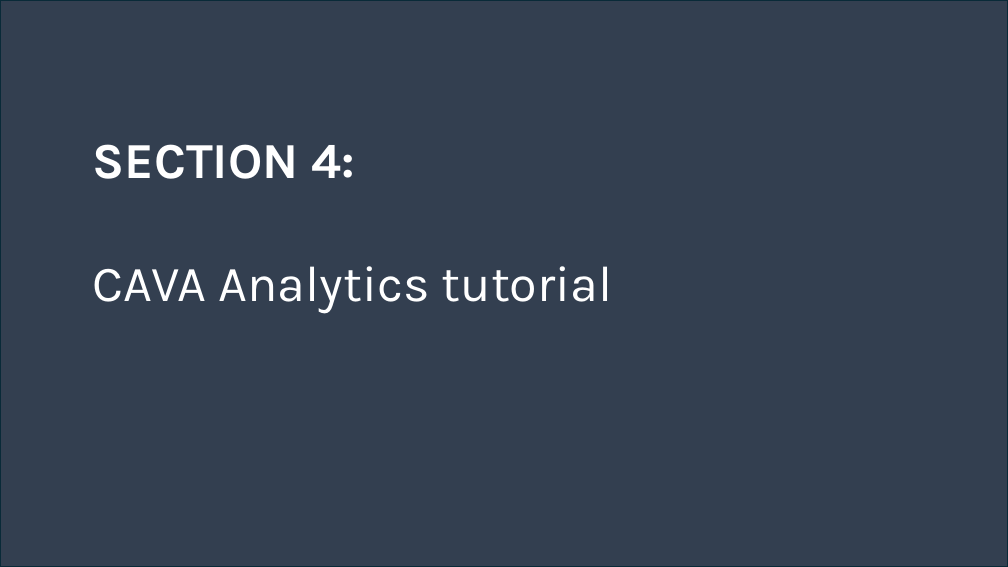
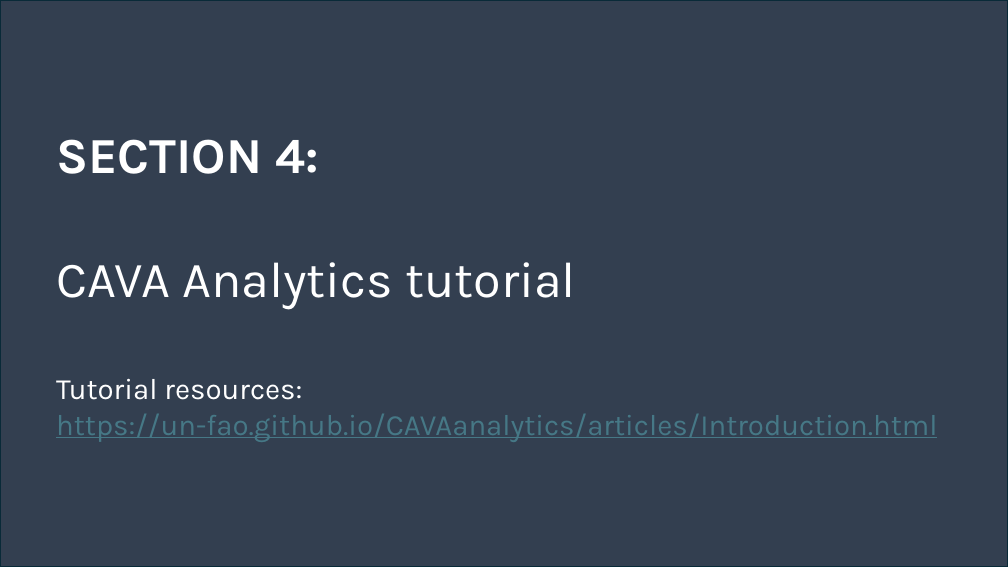
Before and after one commit to Risk-Team/trainings, a slide deck: slide 27 of CAVAtraining/ROM/CAVA_analytics_training_Mauritius.pptx. Drawn at 1008x567 pixels with LibreOffice and Linux fonts; fonts in the diff are those of the drawing. Boxes give left, top, right and bottom in pixels: in the first picture for what was removed or moved away, otherwise in the second. Text is boxed around its words. In the diff, an @@ line names an element or a change of style, - is before the commit and + after.

Commit message:
updated presentation

```diff
--- a/CAVAtraining/ROM/CAVA_analytics_training_Mauritius.pptx
+++ b/CAVAtraining/ROM/CAVA_analytics_training_Mauritius.pptx
@@ text "SECTION 4:": place and size @@
-text "SECTION 4:" at (93,144,613,313)
+text "SECTION 4:" at (56,139,937,442)
@@ text at (56,379,937,442): paragraphs added @@
+Tutorial resources:
+https://un-fao.github.io/CAVAanalytics/articles/Introduction.html
```
Also in this commit, not shown: 1 other slide changed.
